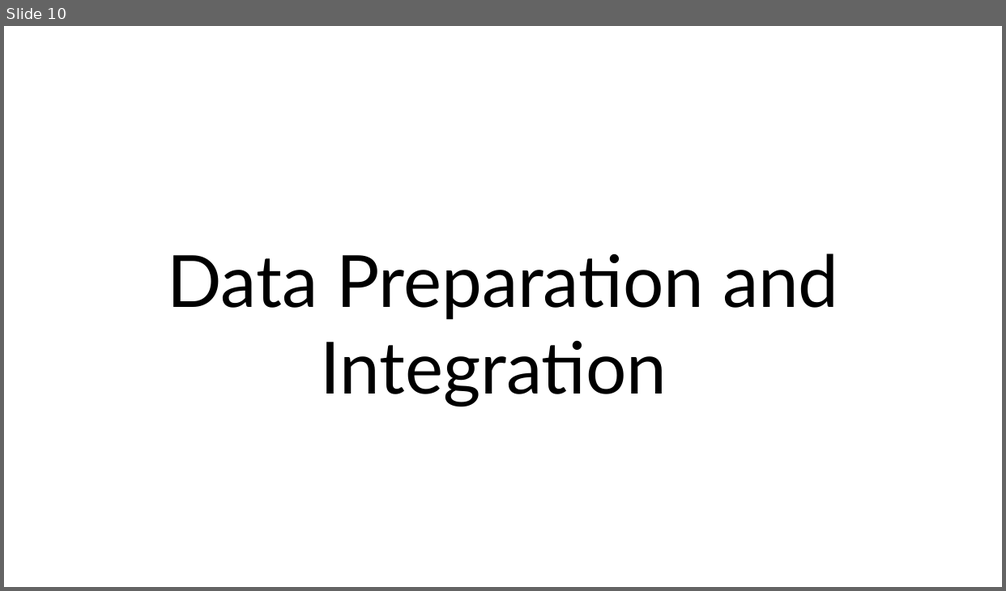
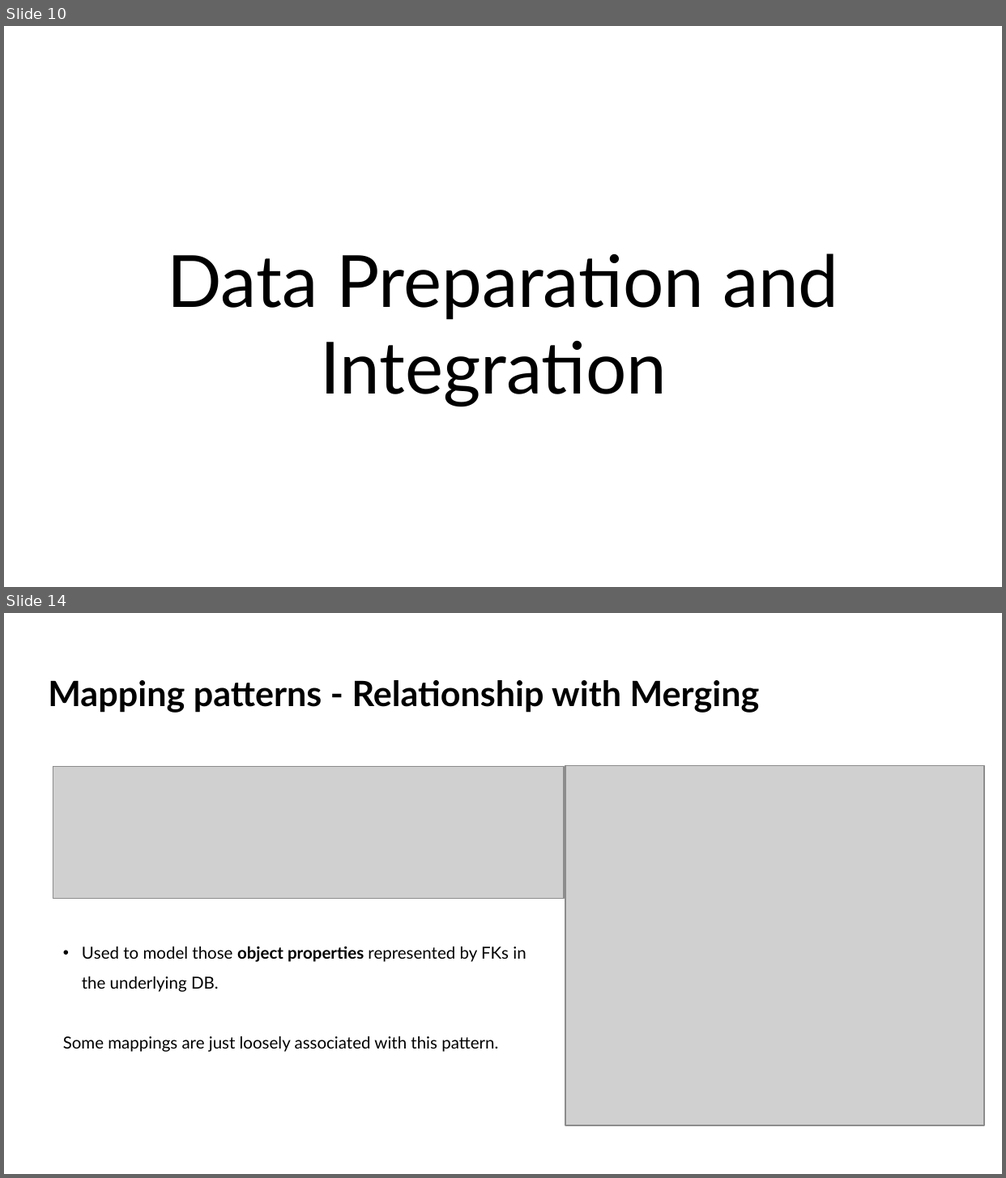
Before and after one commit to iberius96/DP_DPI, a slide deck: Presentation_Samuele_Ceol.pptx. Shown one above the other, each under a label of ours: slide 10 before the commit, slides 10 and 14 after it; the slides between them are not shown. The pictures are 1006x591 and 1006x1178 pixels, drawn with LibreOffice and Linux fonts; fonts in the diff are those of the drawing; grey boxes stand for pictures. Boxes give left, top, right and bottom in pixels: in the first picture for what was removed or moved away, otherwise in the second. Text is boxed around its words. In the diff, an @@ line names an element or a change of style, - is before the commit and + after.

```diff
--- a/Presentation_Samuele_Ceol.pptx
+++ b/Presentation_Samuele_Ceol.pptx
@@ slide 14 added at [4,613,1002,1174], background #FFFFFF @@
@@ title added at [48,680,760,713], 25.2 pt, text #000000, bold @@
+Mapping patterns - Relationship with Merging
@@ picture added at [53,767,564,898] @@
@@ picture added at [565,765,984,1126] @@
@@ text added at [63,946,526,1052], 12 pt, text #000000 @@
+• Used to model those object properties represented by FKs in the underlying DB.
+Some mappings are just loosely associated with this pattern.
```
Also in this commit, not shown: 6 slides changed, 5 other slides added, 3 slides removed, 10 other files.
